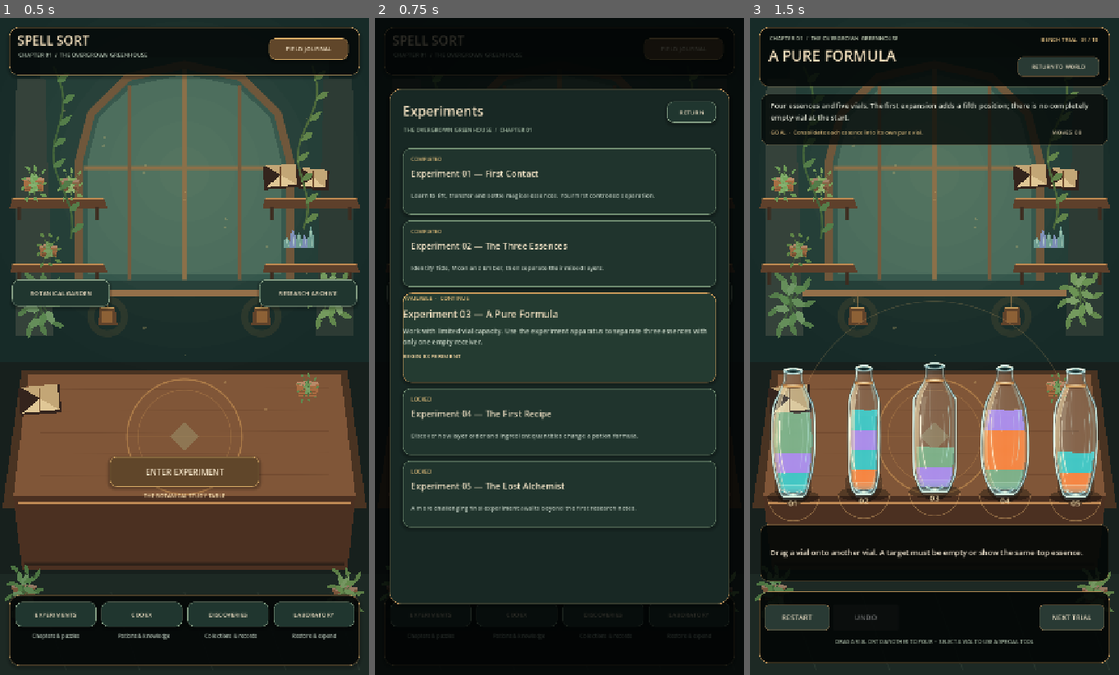
Above: before the commit, frames 1-3 (left to right).
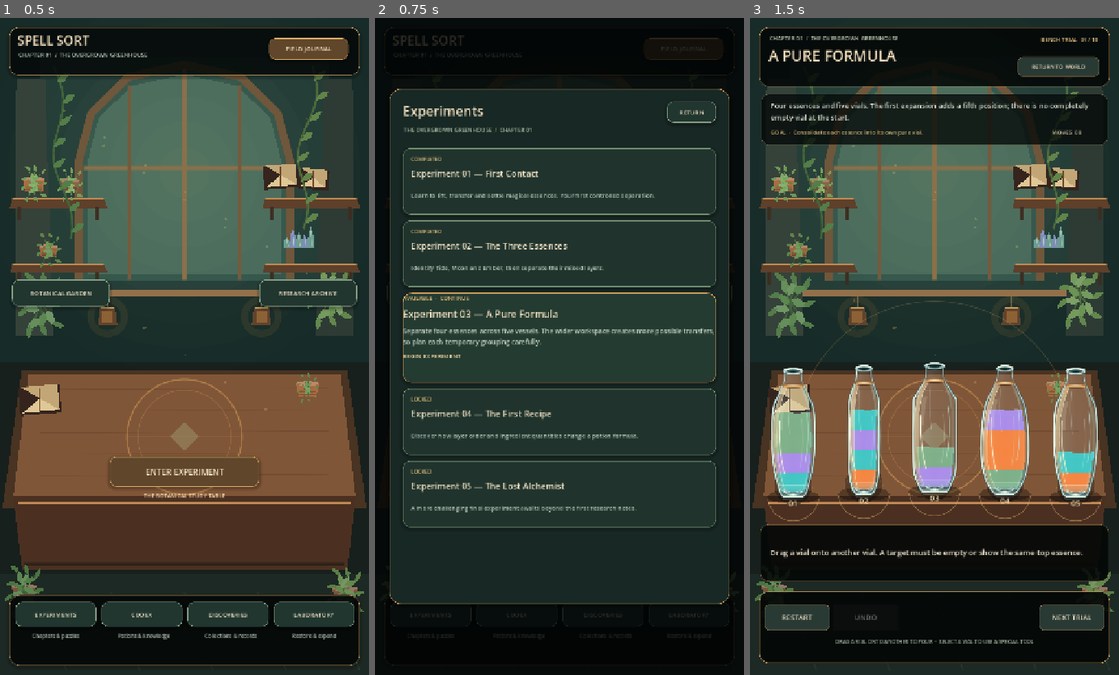
Above: after the commit, the same moments.

Repository: Kryodo/spell-sort-game
Game: Godot game, scene res://scenes/greenhouse_journey.tscn
The game is run twice, just before and just after one commit, with the same random seed, the same clock (stepped at 60 frames per second) and the same inputs. This scene is started directly instead of the project's main scene.
Inputs (mouse positions are in pixels of both pictures, inside the frame that each line leads up to):
- Up to frame 1 (0.5 s): no input
- Up to frame 2 (0.75 s): click "ENTER EXPERIMENT" at 0.5 s
- Up to frame 3 (1.5 s): click (934, 339) at 1.25 s

Frame 1 is identical in both runs. In frame 2, 0.6% of the frame differs, in the area x 7-92%, y 47-50%; in frame 3, nothing differs.

Commit message:
Align experiment chapter copy with five-vessel layout

Diff:
--- a/scripts/journey_hud.gd
+++ b/scripts/journey_hud.gd
@@ -135,7 +135,7 @@
 	_add_info_card(parent, "Experiment 02 — The Three Essences", "Identify Tide, Moon and Ember, then separate their mixed layers.", "COMPLETED", 112)
 	var current := _make_action_card(
 		"Experiment 03 — A Pure Formula",
-		"Work with limited vial capacity. Use the experiment apparatus to separate three essences with only one empty receiver.",
+		"Separate four essences across five vessels. The wider workspace creates more possible transfers, so plan each temporary grouping carefully.",
 		"AVAILABLE  ·  CONTINUE",
 		"BEGIN EXPERIMENT"
 	)
